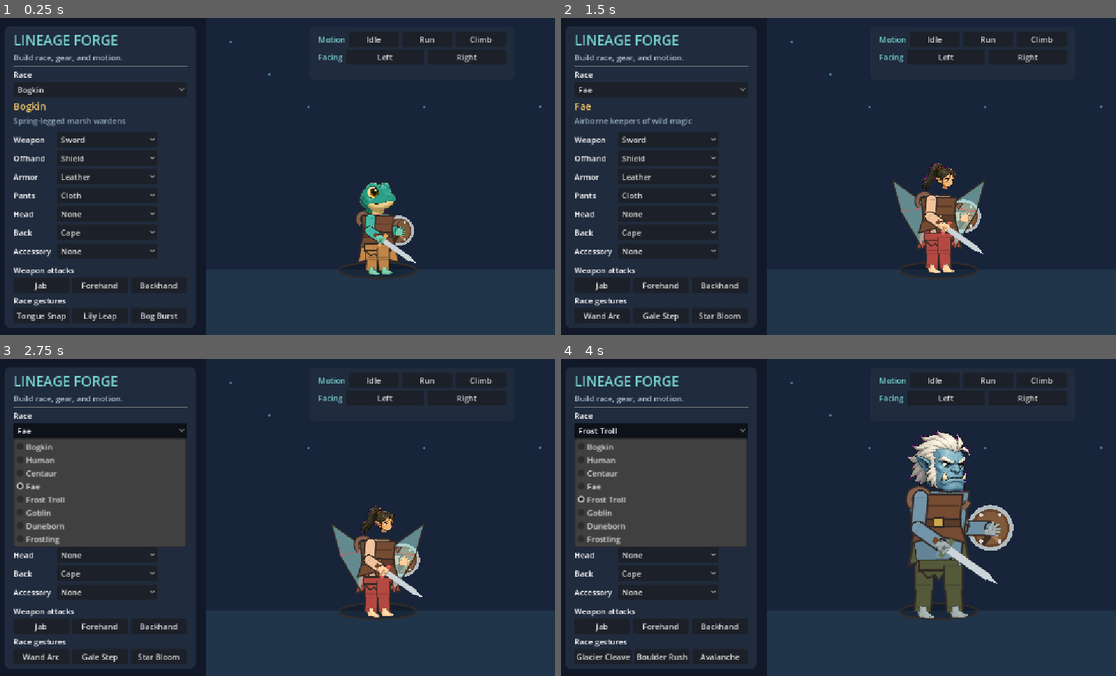
Above: before the commit, frames 1-4 (two rows, left to right).
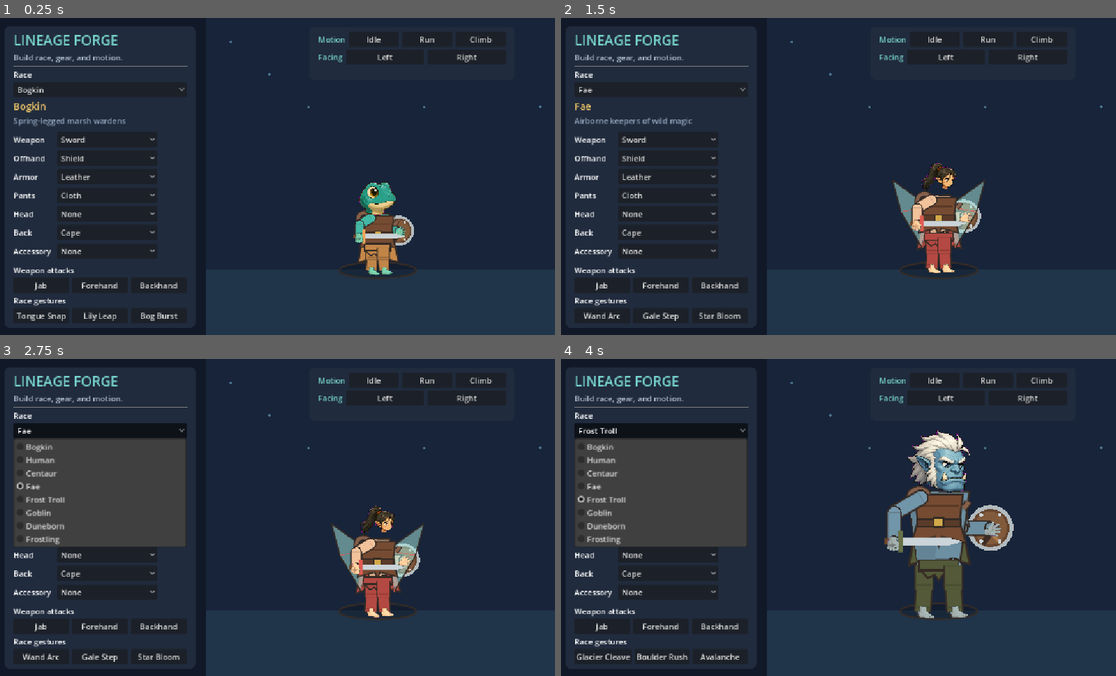
Above: after the commit, the same moments.

Repository: DibranMulder/CharacterBuilder
Game: Godot game, scene res://main.tscn
Two runs of this game, one before a commit and one after it. Both use one fixed random seed, a clock stepped at 60 frames per second and the inputs below.
Inputs:
- Up to frame 1 (0.25 s): no input
- Up to frame 2 (1.5 s): click "Bogkin" at 0.5 s; click "Sword" at 1.25 s
- Up to frame 3 (2.75 s): click "Fae" at 2 s
- Up to frame 4 (4 s): click "Shield" at 2.75 s; click "Frost Troll" at 3.5 s

The runs differ from the first frame. In frame 1, 0.5% of the frame differs, in the area x 63-75%, y 62-78%; in frame 2, 0.6%; in frame 3, 0.6%; in frame 4, 1.4%, in the area x 58-79%, y 41-71%.

Commit message:
Correct idle weapon grip and elbow pose

Diff:
--- a/src/modular_character.gd
+++ b/src/modular_character.gd
@@ -13,6 +13,13 @@
 const WEAPON_ATTACKS := [&"jab", &"forehand", &"backhand"]
 const MOTIONS := [&"idle", &"run", &"climb"]
 const RUN_FRAME_DURATION := .085
+const WEAPON_GRIP_ROTATIONS := {
+	"sword": -90.0,
+	"axe": -90.0,
+	"spear": 180.0,
+	"staff": 180.0,
+	"bow": 0.0,
+}
 const BIPED_RUN_CYCLE := [
 	# Contact, compression, passing, and recovery for the lead leg, followed
 	# by the same four phases mirrored onto the opposite leg.
@@ -29,15 +36,15 @@
 	"jab": [
 		# Retract with a deeply bent elbow while keeping the blade horizontal,
 		# then extend the arm along that same line into the thrust.
-		{"upper": 70.0, "forearm": -160.0, "torso": 7.0, "x": -13.0, "duration": 0.18},
-		{"upper": -60.0, "forearm": -30.0, "torso": -8.0, "x": 22.0, "duration": 0.13},
+		{"upper": 70.0, "forearm": -70.0, "torso": 7.0, "x": -13.0, "duration": 0.18},
+		{"upper": -30.0, "forearm": 30.0, "torso": -8.0, "x": 22.0, "duration": 0.13},
 	],
 	"forehand": [
-		# Carry a consistently bent elbow behind the head, reach a vertical
-		# overhead weapon pose, then smash diagonally down and forward.
-		{"upper": -165.0, "forearm": -60.0, "torso": -8.0, "x": -7.0, "duration": 0.20},
-		{"upper": -120.0, "forearm": -60.0, "torso": -13.0, "x": -13.0, "duration": 0.15},
-		{"upper": -20.0, "forearm": -25.0, "torso": 11.0, "x": 12.0, "duration": 0.18},
+		# Reach high behind the head with a 120-degree elbow, turn the blade
+		# vertically overhead, then smash diagonally down and forward.
+		{"upper": -180.0, "forearm": -60.0, "torso": -8.0, "x": -7.0, "duration": 0.20},
+		{"upper": -150.0, "forearm": 60.0, "torso": -13.0, "x": -13.0, "duration": 0.15},
+		{"upper": -20.0, "forearm": 65.0, "torso": 11.0, "x": 12.0, "duration": 0.18},
 	],
 	"backhand": [
 		{"upper": 45.0, "forearm": -15.0, "torso": 11.0, "x": 7.0, "duration": 0.18},
@@ -316,11 +323,10 @@
 	# forearm across it. The wrist stays at the shield boss while the rear layer
 	# lets the inner half of the shield disappear behind the body.
 	_bones.left_arm.rotation_degrees = -10; _bones.left_forearm.rotation_degrees = -80
-	# Relative forearm rotation of -60 degrees produces an approximately
-	# 120-degree interior elbow angle. The slight inward upper-arm rotation
-	# keeps the weapon in a relaxed diagonal guard alongside the body instead
-	# of projecting it horizontally forward.
-	_bones.right_arm.rotation_degrees = 5; _bones.right_forearm.rotation_degrees = -60
+	# Cross the upper arm toward the body, then finish with a vertical forearm.
+	# The +60-degree relative bend preserves the requested 120-degree interior
+	# elbow while leaving the grip transform free to orient each weapon class.
+	_bones.right_arm.rotation_degrees = 60; _bones.right_forearm.rotation_degrees = -60
 
 	_attach_gear("back", torso, Vector2(0,5), -6)
 	_attach_gear("armor", torso, Vector2.ZERO, 1)
@@ -398,14 +404,15 @@
 	var forearm_length := float(_profile.arm) * .48
 	visual.set_carried_on_back(false)
 	visual.set_shield_exterior(slot == "offhand" and item_id == "shield" and facing == &"left")
-	visual.rotation = 0.0
 	if slot == "weapon":
 		var weapon_forearm := _weapon_forearm()
 		if visual.get_parent() != weapon_forearm:
 			visual.reparent(weapon_forearm, false)
 		visual.position = Vector2(0.0, forearm_length)
+		visual.rotation_degrees = WEAPON_GRIP_ROTATIONS.get(item_id,0.0)
 		visual.z_index = 6
 		return
+	visual.rotation = 0.0
 	var offhand_forearm := _offhand_forearm()
 	if visual.get_parent() != offhand_forearm:
 		visual.reparent(offhand_forearm, false)
--- a/tests/attack_curves_regression.gd
+++ b/tests/attack_curves_regression.gd
@@ -18,33 +18,29 @@
 	var backhand: Array = Avatar.ATTACK_CURVES.backhand
 	var jab_chamber_angle: float = jab[0].upper + jab[0].forearm
 	var jab_strike_angle: float = jab[1].upper + jab[1].forearm
-	if absf(jab_chamber_angle + 90.0) > 2.0 or absf(jab_strike_angle + 90.0) > 2.0:
+	if absf(jab_chamber_angle) > 2.0 or absf(jab_strike_angle) > 2.0:
 		_fail("jab must retract and extend along one horizontal line")
 		return
-	if jab[0].forearm >= jab[1].forearm:
+	if absf(jab[0].forearm) <= absf(jab[1].forearm):
 		_fail("jab chamber must bend more deeply than its extended strike")
 		return
-	if jab[0].forearm > -150.0:
+	if jab[0].forearm > -60.0:
 		_fail("jab must retract the hand nearly back to the shoulder")
 		return
 	var forehand_overhead_angle: float = forehand[1].upper + forehand[1].forearm
 	var forehand_strike_angle: float = forehand[2].upper + forehand[2].forearm
 	var forehand_reachback_angle: float = forehand[0].upper + forehand[0].forearm
-	if absf(forehand_reachback_angle + 225.0) > 2.0:
+	if absf(forehand_reachback_angle + 240.0) > 2.0:
 		_fail("forehand must angle the weapon up and back past the face")
 		return
-	if absf(forehand_overhead_angle + 180.0) > 2.0:
+	if absf(forehand_overhead_angle + 90.0) > 2.0:
 		_fail("forehand must raise the weapon vertically overhead")
 		return
-	for pose in [forehand[0], forehand[1]]:
-		var elbow_interior_angle: float = 180.0 - absf(pose.forearm)
-		if absf(elbow_interior_angle - 120.0) > 1.0:
-			_fail("forehand rearward poses must keep an approximately 120-degree elbow bend")
-			return
-		if pose.forearm >= 0:
-			_fail("forehand elbow must fold toward the weapon side, not reverse away from it")
-			return
-	if absf(forehand_strike_angle + 45.0) > 2.0:
+	var reachback_elbow_angle: float = 180.0-absf(forehand[0].forearm)
+	if absf(reachback_elbow_angle-120.0) > 1.0 or forehand[0].forearm >= 0:
+		_fail("forehand reach-back must retain the correctly folded 120-degree elbow")
+		return
+	if absf(forehand_strike_angle - 45.0) > 2.0:
 		_fail("forehand must smash diagonally down and forward")
 		return
 	if backhand[0].upper <= 0 or backhand[1].upper >= 0:
--- a/tests/weapon_rig_regression.gd
+++ b/tests/weapon_rig_regression.gd
@@ -29,6 +29,7 @@
 	var sword_tip := weapon.to_global(weapon.reach_endpoint())
 	var shoulder_position := right_arm.global_position
 	var rest_weapon_vector := sword_tip - hand_position
+	var forearm_vector := hand_position-right_forearm.global_position
 
 	if right_arm.global_position.x >= torso.global_position.x:
 		_fail("right-facing anatomical right shoulder must be drawn on screen-left")
@@ -41,10 +42,14 @@
 	if left_arm.global_position.x >= torso.global_position.x:
 		_fail("left-facing anatomical left shoulder must be drawn on screen-left")
 	avatar.set_facing(&"right")
-	right_arm.force_update_transform(); left_arm.force_update_transform(); torso.force_update_transform()
+	right_arm.force_update_transform(); right_forearm.force_update_transform()
+	left_arm.force_update_transform(); torso.force_update_transform()
 
-	if weapon.global_position.x <= avatar.global_position.x:
-		_fail("weapon must render on the screen-right hand")
+	if right_forearm.global_position.x >= right_arm.global_position.x:
+		_fail("idle weapon elbow must project outward from the anatomical right shoulder")
+
+	if sword_tip.x <= avatar.global_position.x:
+		_fail("resting weapon must extend toward screen-right")
 	if shield.global_position.x <= avatar.global_position.x:
 		_fail("cross-body shield must render on the same screen-right side as the weapon")
 	var shield_center := shield.to_global(Vector2(0,-20))
@@ -62,11 +67,23 @@
 	if shoulder_position.distance_to(sword_tip) <= shoulder_position.distance_to(hand_position):
 		_fail("sword tip must extend beyond the hand from the shoulder pivot")
 	var rest_weapon_angle := rad_to_deg(rest_weapon_vector.angle())
-	if absf(rest_weapon_angle - 35.0) > 1.0 or rest_weapon_vector.x <= 0 or rest_weapon_vector.y <= 0:
-		_fail("resting sword must angle down toward screen-right alongside the body")
+	if absf(rest_weapon_angle) > 1.0 or rest_weapon_vector.x <= 0:
+		_fail("resting sword must be horizontal and point toward screen-right")
+	if absf(forearm_vector.normalized().dot(rest_weapon_vector.normalized())) > .02:
+		_fail("resting sword must be perpendicular to the forearm at the grip")
 	var interior_elbow_angle := 180.0 - absf(right_forearm.rotation_degrees)
 	if absf(interior_elbow_angle - 120.0) > 1.0:
 		_fail("resting elbow must have an approximately 120-degree interior angle")
+	for weapon_id in ["axe","spear","staff"]:
+		avatar.equip(&"weapon",weapon_id)
+		weapon.force_update_transform()
+		var weapon_axis := weapon.to_global(Vector2(0,80))-weapon.global_position
+		var alignment := absf(forearm_vector.normalized().dot(weapon_axis.normalized()))
+		if weapon_id == "axe" and (absf(weapon_axis.y) > 1.0 or alignment > .02):
+			_fail("resting axe must be horizontal and perpendicular to the forearm")
+		if weapon_id in ["spear","staff"] and (absf(weapon_axis.x) > 1.0 or alignment < .98):
+			_fail("resting %s must be vertical" % weapon_id)
+	avatar.equip(&"weapon","sword")
 
 	# Sample the same windup/strike angles used by the sword attack. A properly
 	# gripped weapon tip must describe a larger arc than the hand carrying it.
